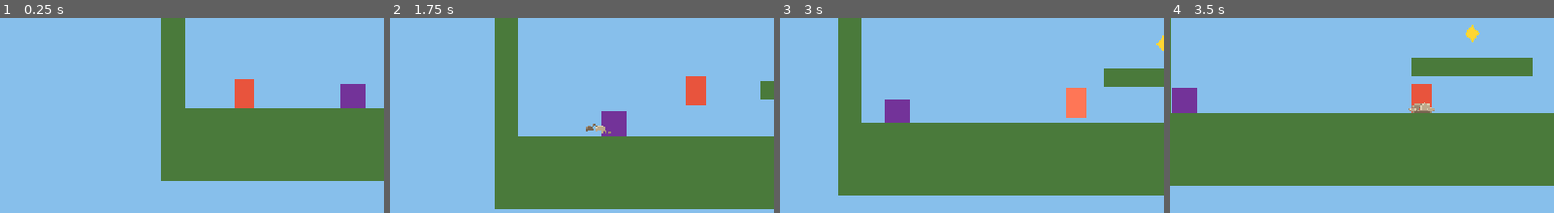
Above: before the commit, frames 1-4 (left to right).
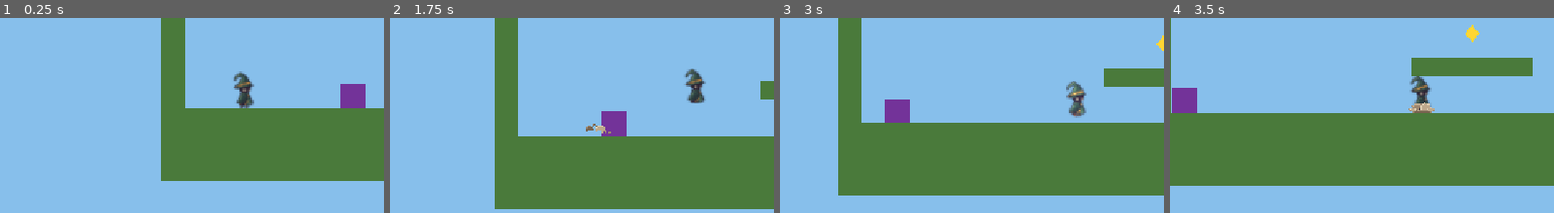
Above: after the commit, the same moments.

Repository: luxopes/gamejam-2026
Game: Godot game, scene res://scenes/level_1.tscn
Two runs of this game, one before a commit and one after it. Both use one fixed random seed, a clock stepped at 60 frames per second and the inputs below.
Inputs:
- Up to frame 1 (0.25 s): no input
- Up to frame 2 (1.75 s): hold Right (attack_right) from 0.53 s (still down); tap Shift (dash) at 0.6, 1.55 s; tap Space (jump) at 0.77, 0.8, 1.07, 1.35, 1.52 s
- Up to frame 3 (3 s): tap Space (jump) at 1.82, 2.3 s; release Right (attack_right) at 2.03 s; hold Left (attack_left) 2.03-2.78 s; tap Shift (dash) at 2.1, 2.85 s; hold Right (attack_right) from 2.78 s (still down)
- Up to frame 4 (3.5 s): keep holding Right (attack_right); tap Space (jump) at 3.02, 3.32 s
The pictures show only the part of the screen within x 18-68%, y 48-98%; the shares and areas given below are measured in that part.

The runs differ from the first frame. In frame 1, 0.9% of the frame differs, in the area x 60-67%, y 27-47%; in frame 2, 0.9%; in frame 3, 0.9%, in the area x 74-80%, y 32-52%; in frame 4, 0.7%.

Commit message:
art: zapojí sprite poutníka do hráče
Sprite je zmenšený na polovinu (sedí na hitbox 32×48) a otáčí se podle
směru. Ve stoje s W/S se přehraje look_up/look_down. Dokud sprite nemá
animaci seku, běží při seku dál pohybová animace.

Diff:
--- a/scenes/player.tscn
+++ b/scenes/player.tscn
@@ -1,7 +1,8 @@
-[gd_scene load_steps=6 format=3]
+[gd_scene load_steps=7 format=3]
 
 [ext_resource type="Script" path="res://scripts/player.gd" id="1"]
 [ext_resource type="PackedScene" path="res://scenes/vfx/slash.tscn" id="2"]
+[ext_resource type="SpriteFrames" path="res://assets/characters/poutnik/poutnik_frames.tres" id="3"]
 
 [sub_resource type="RectangleShape2D" id="shape"]
 size = Vector2(32, 48)
@@ -22,8 +23,13 @@
 color = Color(0.91, 0.33, 0.24, 1)
 
 [node name="Sprite" type="AnimatedSprite2D" parent="."]
-texture_filter = 1
-position = Vector2(0, -24)
+texture_filter = 4
+scale = Vector2(0.5, 0.5)
+sprite_frames = ExtResource("3")
+animation = &"idle"
+autoplay = "idle"
+centered = false
+offset = Vector2(-64, -128)
 
 [node name="CollisionShape2D" type="CollisionShape2D" parent="."]
 position = Vector2(0, -24)
--- a/scripts/player.gd
+++ b/scripts/player.gd
@@ -38,6 +38,7 @@
 
 @export_group("Efekty")
 @export var landing_dust_speed := 400.0  ## od jaké rychlosti pádu se při dopadu zvedne prach (px/s)
+@export var sprite_faces_left := false   ## kam kouká postava ve sheetu (poutník kouká doprava)
 
 const HIT_SPARK := preload("res://scenes/vfx/hit_spark.tscn")
 const HURT_BURST := preload("res://scenes/vfx/hurt_burst.tscn")
@@ -304,30 +305,38 @@
 	health_changed.emit(health, max_health)
 
 
-## Animace postavy podle stavu. Sprite dodá grafik: v uzlu Sprite (AnimatedSprite2D)
-## stačí vytvořit SpriteFrames s animacemi idle, run, jump, fall, attack a dash.
-## Volitelně attack_up a attack_down, jinak se pro všechny směry použije attack.
+## Animace postavy podle stavu (SpriteFrames v uzlu Sprite):
+## idle, run, jump, fall, dash, look_up, look_down. Volitelně attack, attack_up
+## a attack_down; dokud nejsou, při seku běží dál pohybová animace.
 func _update_animation() -> void:
 	var anim := "idle"
 	if _dash_timer > 0.0:
 		anim = "dash"
-	elif _slash.visible:
-		anim = "attack"
-		if _attack_dir == Vector2.UP:
-			anim = "attack_up"
-		elif _attack_dir == Vector2.DOWN:
-			anim = "attack_down"
 	elif not is_on_floor():
 		anim = "jump" if velocity.y < 0.0 else "fall"
 	elif absf(velocity.x) > 1.0:
 		anim = "run"
-	_sprite.flip_h = _facing < 0.0
+	else:
+		var look := Input.get_axis("move_up", "move_down")
+		if look < 0.0:
+			anim = "look_up"
+		elif look > 0.0:
+			anim = "look_down"
+	_sprite.flip_h = (_facing > 0.0) == sprite_faces_left
 
 	var frames := _sprite.sprite_frames
 	if frames == null:
 		return
-	if not frames.has_animation(anim) and anim.begins_with("attack"):
-		anim = "attack"
+	if _slash.visible and _dash_timer <= 0.0:
+		var attack := "attack"
+		if _attack_dir == Vector2.UP:
+			attack = "attack_up"
+		elif _attack_dir == Vector2.DOWN:
+			attack = "attack_down"
+		for name in [attack, "attack"]:
+			if frames.has_animation(name):
+				anim = name
+				break
 	if frames.has_animation(anim) and _sprite.animation != anim:
 		_sprite.play(anim)
 
